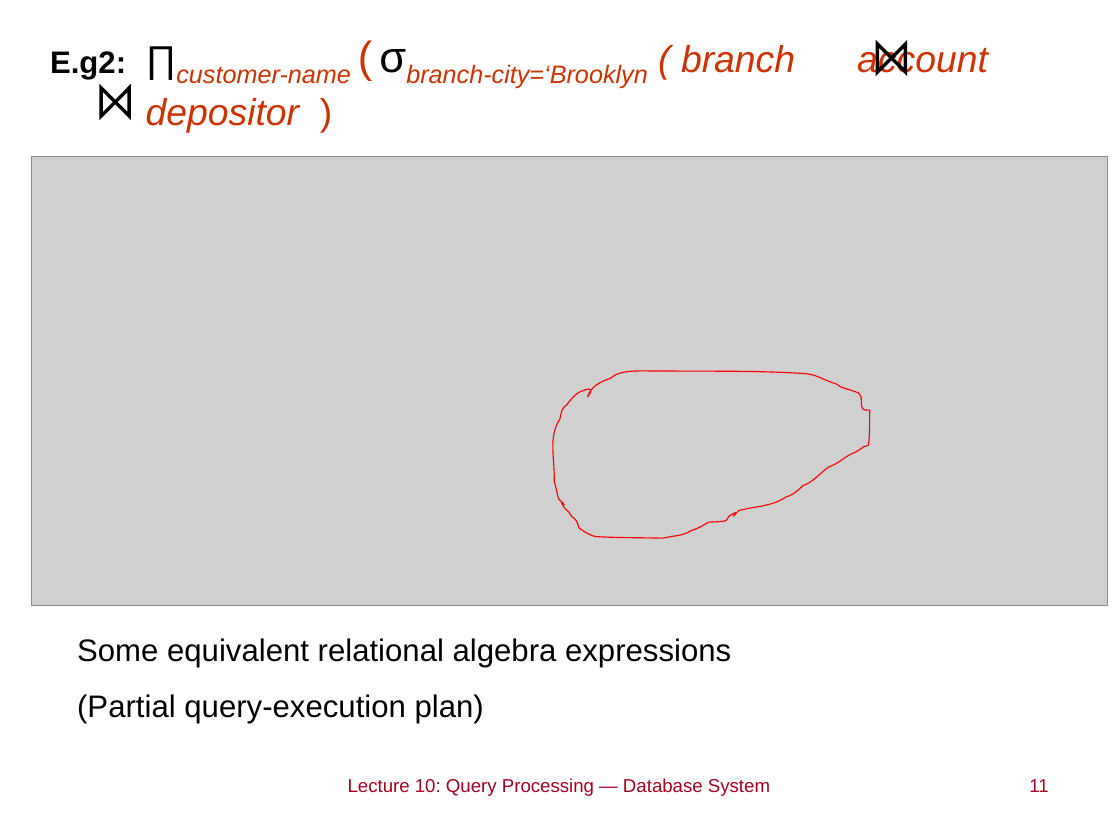
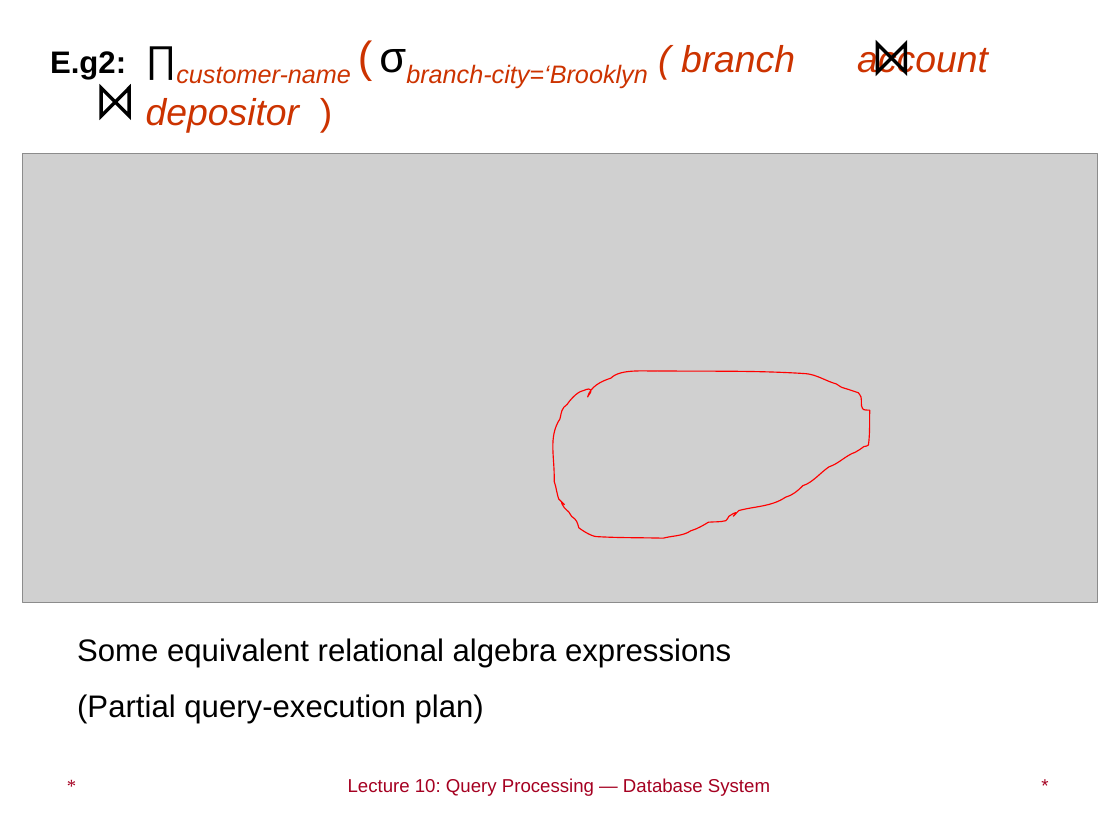
Before and after one commit to LukeLIN-web/DataBase-System-learning, a slide deck: slide 11 of PPT/Lec 10_Query Processing(1).ppt. Drawn at 1120x840 pixels with LibreOffice and Linux fonts; fonts in the diff are those of the drawing; grey boxes stand for pictures. Boxes give left, top, right and bottom in pixels: in the first picture for what was removed or moved away, otherwise in the second. Text is boxed around its words. In the diff, an @@ line names an element or a change of style, - is before the commit and + after.

```diff
--- a/PPT/Lec 10_Query Processing(1).ppt
+++ b/PPT/Lec 10_Query Processing(1).ppt
@@ picture: place and size @@
-picture at box(31, 157, 1107, 606)
+picture at box(22, 153, 1098, 603)
@@ text added at box(56, 768, 221, 818), 12 pt, text #A50021 @@
+*
@@ text at box(1029, 779, 1048, 792): text changed @@
-11
+*
```
Also in this commit, not shown: 65 other slides changed, 3 other files.
